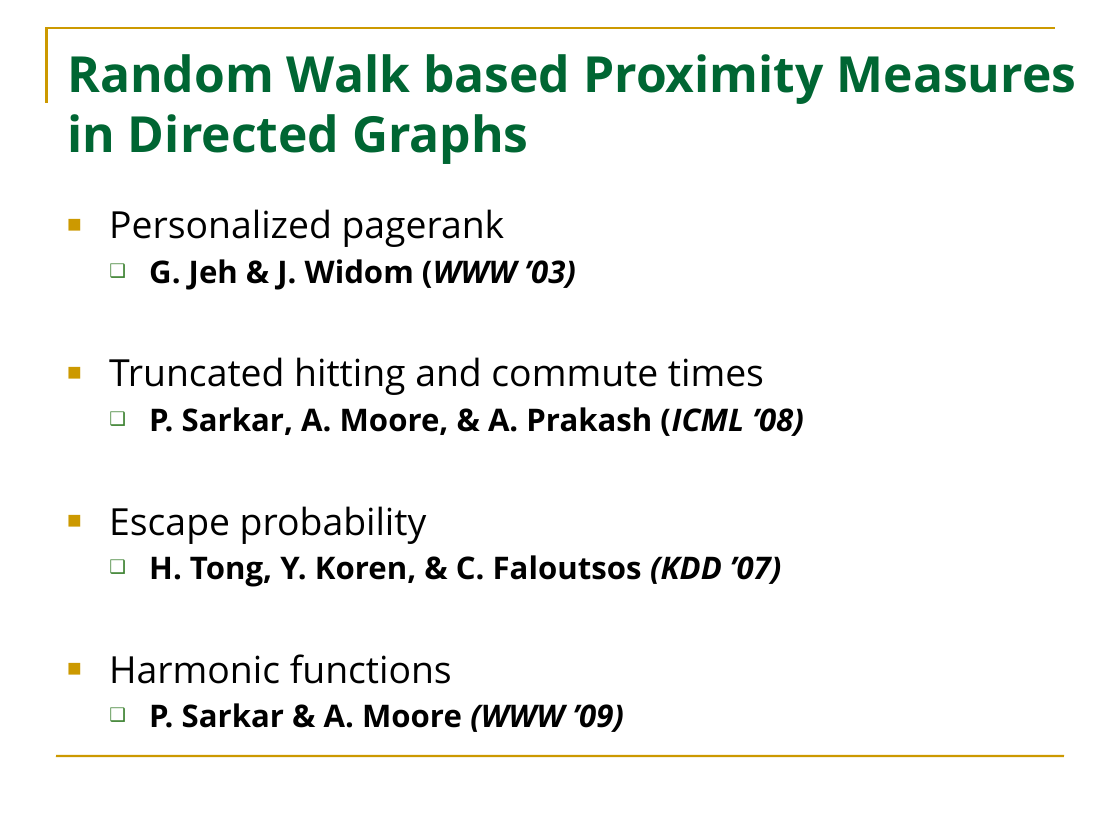
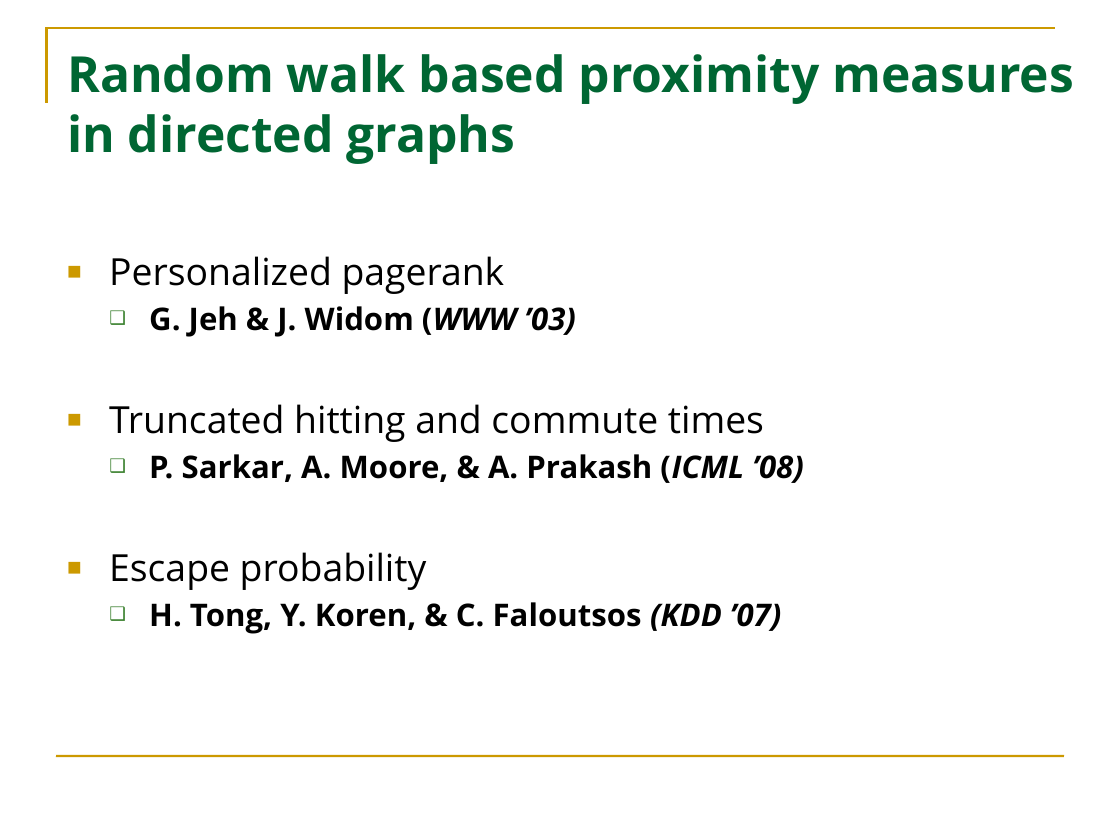
Before and after one commit to HuanSGT/rw-dir-prox, a slide deck: slide 4 of Random Walk based Proximity Measures in Directed Graphs.pptx. Drawn at 1120x840 pixels with LibreOffice and Linux fonts; fonts in the diff are those of the drawing. Boxes give left, top, right and bottom in pixels: in the first picture for what was removed or moved away, otherwise in the second. Text is boxed around its words. In the diff, an @@ line names an element or a change of style, - is before the commit and + after.

```diff
--- a/Random Walk based Proximity Measures in Directed Graphs.pptx
+++ b/Random Walk based Proximity Measures in Directed Graphs.pptx
@@ title at (67, 54, 1075, 164): text changed @@
-Random Walk based Proximity Measures
-in Directed Graphs
+Random walk based proximity measures
+in directed graphs
@@ text "Personalized pagerank": place and size @@
-text "Personalized pagerank" at (109, 209, 803, 732)
+text "Personalized pagerank" at (109, 256, 803, 634)
@@ text at (109, 654, 624, 732): paragraphs removed @@
-■ Harmonic functions
-  ❑ P. Sarkar & A. Moore (WWW ’09)
```
Also in this commit, not shown: 4 other slides changed, 17 slides added, 1 slide removed, 5 other files.
